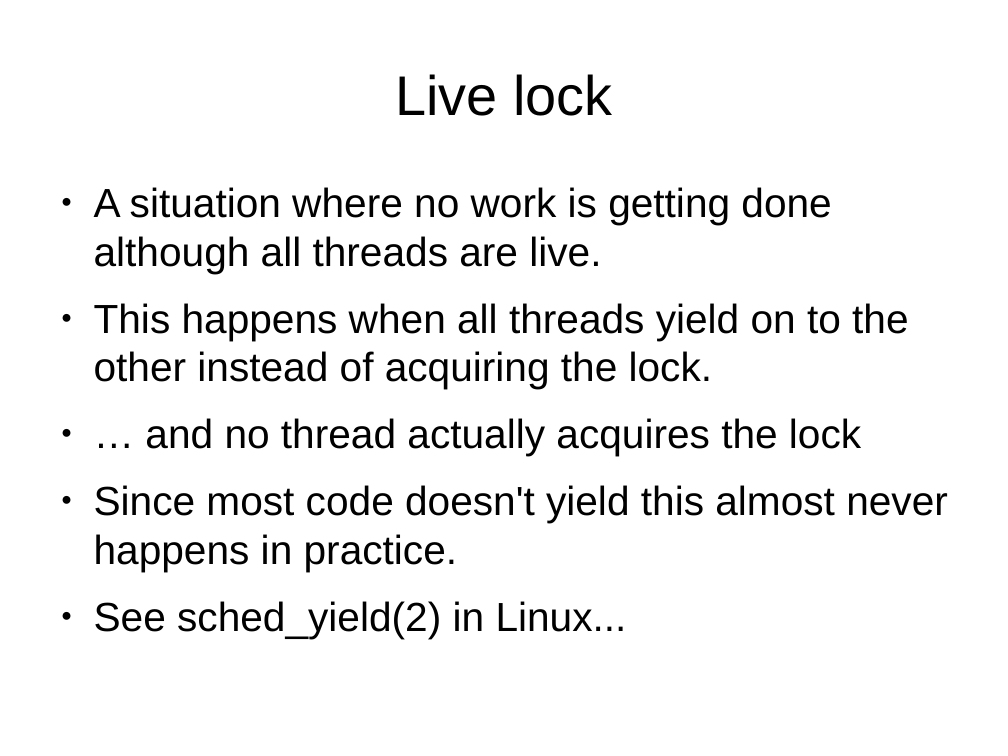
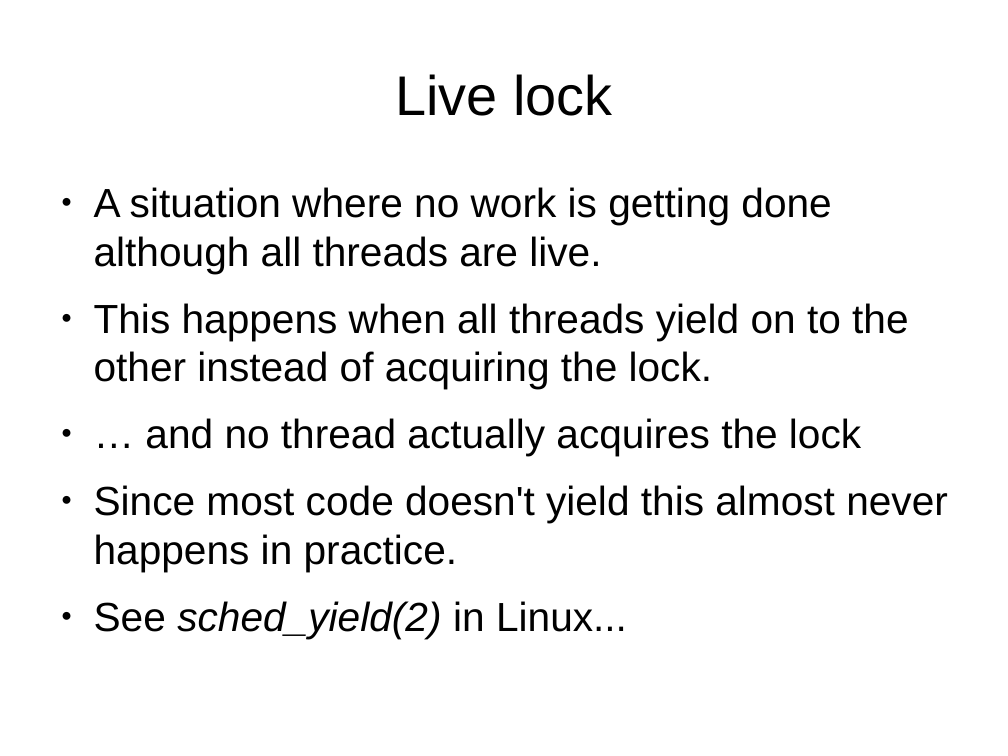
Before and after one commit to veltzer/demos-linux, a slide deck: slide 56 of doc/odp/multicore.odp. Drawn at 1008x756 pixels with LibreOffice and Linux fonts; fonts in the diff are those of the drawing. Boxes give left, top, right and bottom in pixels: in the first picture for what was removed or moved away, otherwise in the second. Text is boxed around its words. In the diff, an @@ line names an element or a change of style, - is before the commit and + after.

```diff
--- a/doc/odp/multicore.odp
+++ b/doc/odp/multicore.odp
@@ text at bbox=[94, 601, 627, 638]: italic on in "sched_yield(2)" @@
```
Also in this commit, not shown: 1 other slide changed, 1 slide added.
